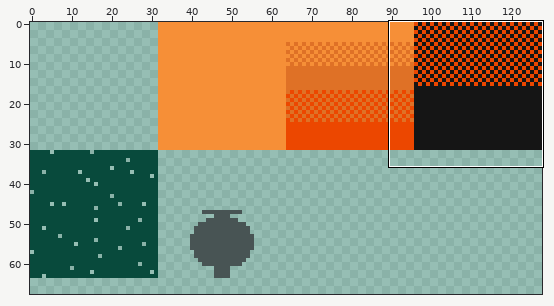
One commit to this sprite sheet: data/art/tiles001bg.png. The first picture is a wide view before the edit; the outline marks the close-up.
Close-up. Old version:
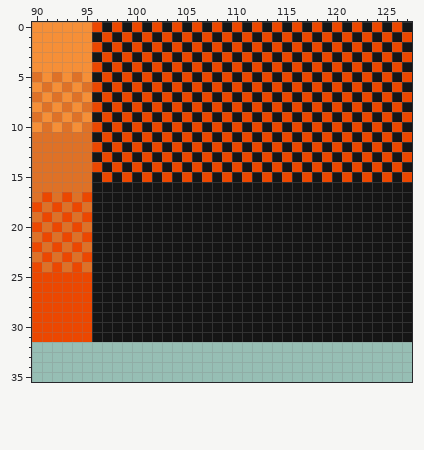
The file is 128x128 pixels. Shown: x 90..127, y 0..35. The wide view leaves out empty margins.
Once edited:
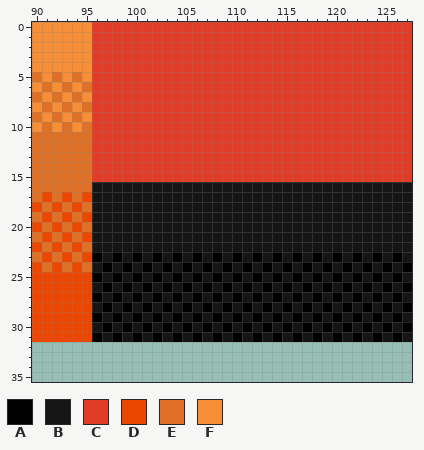
Palette (. is transparent): A #000000  B #151515  C #e03c28  D #ec4700  E #df7126  F #f68f37
The author wrote: skybox and map bounds col
From old to new:
y 0: x 96..127 DBDBDBDBDBDBDBDBDBDBDBDBDBDBDBDB -> CCCCCCCCCCCCCCCCCCCCCCCCCCCCCCCC
y 1: x 96..127 BDBDBDBDBDBDBDBDBDBDBDBDBDBDBDBD -> CCCCCCCCCCCCCCCCCCCCCCCCCCCCCCCC
y 2: x 96..127 DBDBDBDBDBDBDBDBDBDBDBDBDBDBDBDB -> CCCCCCCCCCCCCCCCCCCCCCCCCCCCCCCC
y 3: x 96..127 BDBDBDBDBDBDBDBDBDBDBDBDBDBDBDBD -> CCCCCCCCCCCCCCCCCCCCCCCCCCCCCCCC
y 4: x 96..127 DBDBDBDBDBDBDBDBDBDBDBDBDBDBDBDB -> CCCCCCCCCCCCCCCCCCCCCCCCCCCCCCCC
y 5: x 96..127 BDBDBDBDBDBDBDBDBDBDBDBDBDBDBDBD -> CCCCCCCCCCCCCCCCCCCCCCCCCCCCCCCC
y 6: x 96..127 DBDBDBDBDBDBDBDBDBDBDBDBDBDBDBDB -> CCCCCCCCCCCCCCCCCCCCCCCCCCCCCCCC
y 7: x 96..127 BDBDBDBDBDBDBDBDBDBDBDBDBDBDBDBD -> CCCCCCCCCCCCCCCCCCCCCCCCCCCCCCCC
y 8: x 96..127 DBDBDBDBDBDBDBDBDBDBDBDBDBDBDBDB -> CCCCCCCCCCCCCCCCCCCCCCCCCCCCCCCC
y 9: x 96..127 BDBDBDBDBDBDBDBDBDBDBDBDBDBDBDBD -> CCCCCCCCCCCCCCCCCCCCCCCCCCCCCCCC
y 10: x 96..127 DBDBDBDBDBDBDBDBDBDBDBDBDBDBDBDB -> CCCCCCCCCCCCCCCCCCCCCCCCCCCCCCCC
y 11: x 96..127 BDBDBDBDBDBDBDBDBDBDBDBDBDBDBDBD -> CCCCCCCCCCCCCCCCCCCCCCCCCCCCCCCC
y 12: x 96..127 DBDBDBDBDBDBDBDBDBDBDBDBDBDBDBDB -> CCCCCCCCCCCCCCCCCCCCCCCCCCCCCCCC
y 13: x 96..127 BDBDBDBDBDBDBDBDBDBDBDBDBDBDBDBD -> CCCCCCCCCCCCCCCCCCCCCCCCCCCCCCCC
y 14: x 96..127 DBDBDBDBDBDBDBDBDBDBDBDBDBDBDBDB -> CCCCCCCCCCCCCCCCCCCCCCCCCCCCCCCC
y 15: x 96..127 BDBDBDBDBDBDBDBDBDBDBDBDBDBDBDBD -> CCCCCCCCCCCCCCCCCCCCCCCCCCCCCCCC
y 23: x 96 B -> A; x 98 B -> A; x 100 B -> A; x 102 B -> A; x 104 B -> A; x 106 B -> A; x 108 B -> A; x 110 B -> A; x 112 B -> A; x 114 B -> A; x 116 B -> A; x 118 B -> A; x 120 B -> A; x 122 B -> A; x 124 B -> A; x 126 B -> A
y 24: x 97 B -> A; x 99 B -> A; x 101 B -> A; x 103 B -> A; x 105 B -> A; x 107 B -> A; x 109 B -> A; x 111 B -> A; x 113 B -> A; x 115 B -> A; x 117 B -> A; x 119 B -> A; x 121 B -> A; x 123 B -> A; x 125 B -> A; x 127 B -> A
y 25: x 96 B -> A; x 98 B -> A; x 100 B -> A; x 102 B -> A; x 104 B -> A; x 106 B -> A; x 108 B -> A; x 110 B -> A; x 112 B -> A; x 114 B -> A; x 116 B -> A; x 118 B -> A; x 120 B -> A; x 122 B -> A; x 124 B -> A; x 126 B -> A
y 26: x 97 B -> A; x 99 B -> A; x 101 B -> A; x 103 B -> A; x 105 B -> A; x 107 B -> A; x 109 B -> A; x 111 B -> A; x 113 B -> A; x 115 B -> A; x 117 B -> A; x 119 B -> A; x 121 B -> A; x 123 B -> A; x 125 B -> A; x 127 B -> A
y 27: x 96 B -> A; x 98 B -> A; x 100 B -> A; x 102 B -> A; x 104 B -> A; x 106 B -> A; x 108 B -> A; x 110 B -> A; x 112 B -> A; x 114 B -> A; x 116 B -> A; x 118 B -> A; x 120 B -> A; x 122 B -> A; x 124 B -> A; x 126 B -> A
y 28: x 97 B -> A; x 99 B -> A; x 101 B -> A; x 103 B -> A; x 105 B -> A; x 107 B -> A; x 109 B -> A; x 111 B -> A; x 113 B -> A; x 115 B -> A; x 117 B -> A; x 119 B -> A; x 121 B -> A; x 123 B -> A; x 125 B -> A; x 127 B -> A
y 29: x 96 B -> A; x 98 B -> A; x 100 B -> A; x 102 B -> A; x 104 B -> A; x 106 B -> A; x 108 B -> A; x 110 B -> A; x 112 B -> A; x 114 B -> A; x 116 B -> A; x 118 B -> A; x 120 B -> A; x 122 B -> A; x 124 B -> A; x 126 B -> A
y 30: x 97 B -> A; x 99 B -> A; x 101 B -> A; x 103 B -> A; x 105 B -> A; x 107 B -> A; x 109 B -> A; x 111 B -> A; x 113 B -> A; x 115 B -> A; x 117 B -> A; x 119 B -> A; x 121 B -> A; x 123 B -> A; x 125 B -> A; x 127 B -> A
y 31: x 96 B -> A; x 98 B -> A; x 100 B -> A; x 102 B -> A; x 104 B -> A; x 106 B -> A; x 108 B -> A; x 110 B -> A; x 112 B -> A; x 114 B -> A; x 116 B -> A; x 118 B -> A; x 120 B -> A; x 122 B -> A; x 124 B -> A; x 126 B -> A
Where, in picture pixels (left, top, right, bottom), the same in both close-ups:
changed: (92, 22, 412, 182)
changed: (92, 252, 412, 342)
